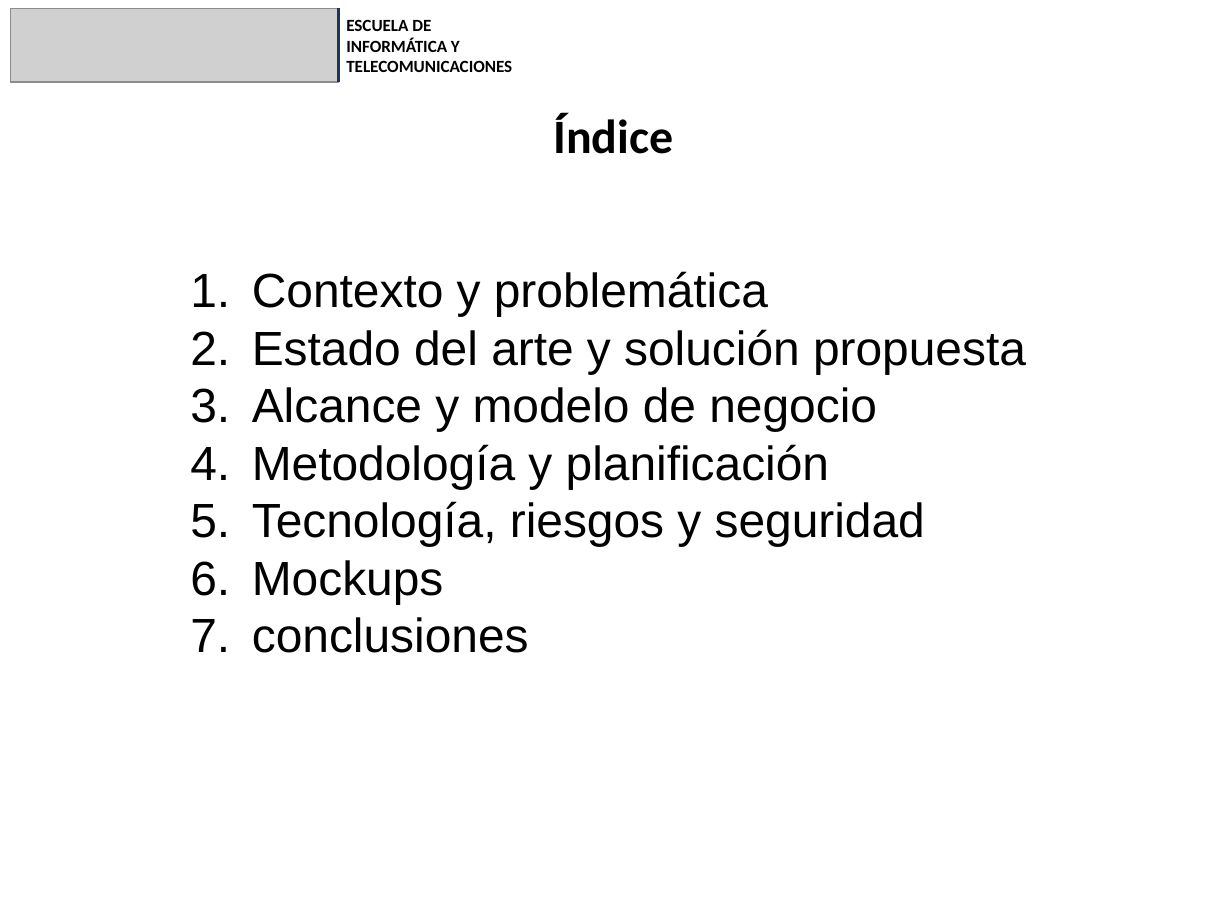
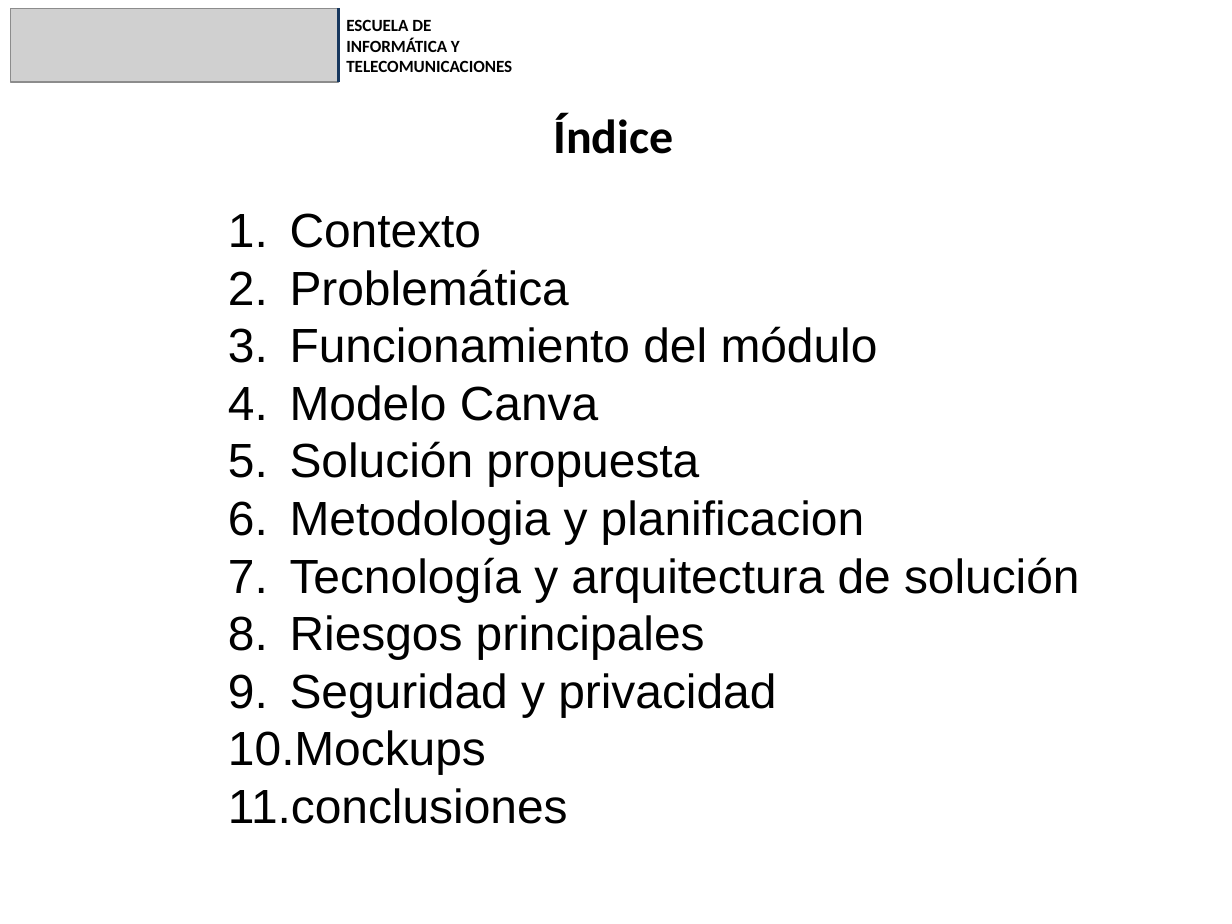
Before and after one commit to SrBodoque/ProyectoCapstone-AntonioVaras-ProfAldoMartinez-802D, a slide deck: slide 2 of Fase_1/Evidencias_Grupales/Presentación Proyecto.pptx. Drawn at 1232x924 pixels with LibreOffice and Linux fonts; fonts in the diff are those of the drawing; grey boxes stand for pictures. Boxes give left, top, right and bottom in pixels: in the first picture for what was removed or moved away, otherwise in the second. Text is boxed around its words. In the diff, an @@ line names an element or a change of style, - is before the commit and + after.

```diff
--- a/Fase_1/Evidencias_Grupales/Presentación Proyecto.pptx
+++ b/Fase_1/Evidencias_Grupales/Presentación Proyecto.pptx
@@ text "Contexto": place and size @@
-text "Contexto" at bbox=[252, 271, 1026, 653]
+text "Contexto" at bbox=[228, 213, 1080, 824]
@@ text at bbox=[290, 213, 1080, 717]: text changed @@
-1. Contexto y problemática
-2. Estado del arte y solución propuesta
-3. Alcance y modelo de negocio
-4. Metodología y planificación
-5. Tecnología, riesgos y seguridad
+1. Contexto
+2. Problemática
+3. Funcionamiento del módulo
+4. Modelo Canva
+5. Solución propuesta
+6. Metodologia y planificacion
+7. Tecnología y arquitectura de solución
+8. Riesgos principales
+9. Seguridad y privacidad
```
Also in this commit, not shown: 4 other slides changed, 1 slide added, 1 other file.
